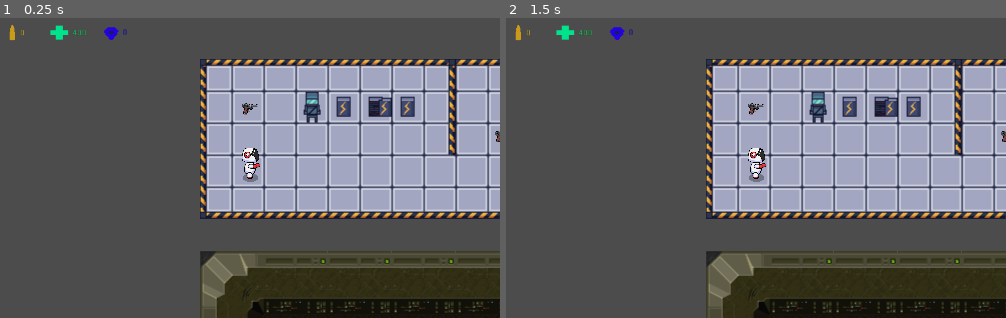
Above: before the commit, frames 1-2 (left to right).
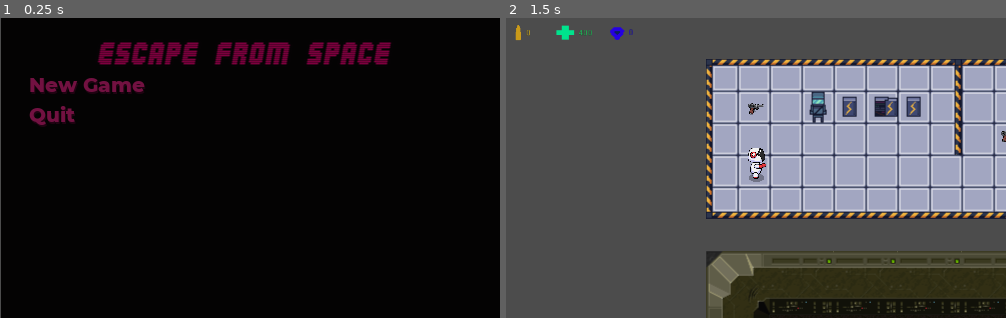
Above: after the commit, the same moments.

Repository: tymefighter/EscapeFromSpace
Game: Godot game, scene res://UI/TitleScreen.tscn
The game is run twice, just before and just after one commit, with the same random seed, the same clock (stepped at 60 frames per second) and the same inputs. Before the commit the project starts from res://World/Level0.tscn.
Inputs (mouse positions are in pixels of both pictures, inside the frame that each line leads up to):
- Up to frame 1 (0.25 s): no input
- Up to frame 2 (1.5 s): click (751, 81) at 0.5 s, where only the run after the commit has a clickable "New Game"; tap Enter at 1.25 s; hold G from 1.28 s (still down)

The runs differ from the first frame. In frame 1, 97% of the frame differs, in the area x 0-100%, y 0-100%; in frame 2, nothing differs.

Commit message:
Add start and end UI

Diff:
--- a/Player/Player.gd
+++ b/Player/Player.gd
@@ -25,6 +25,9 @@
 	var armour_label = get_node("ArmourLabel")
 	if armour_label != null:
 		armour_label.text = str(armour)
+
+	if health <= 0:
+		get_tree().change_scene("res://UI/LoseScreen.tscn")
 
 func _physics_process(delta):
 
--- a/Player/PlayerFront/PlayerFront.tscn
+++ b/Player/PlayerFront/PlayerFront.tscn
@@ -86,8 +86,7 @@
 "values": [ 0.453738, 0.453738, 0.453738, 0.453738, 0.453738 ]
 }
 
-[sub_resource type="Animation" id=1]
-resource_name = "Idle"
+[sub_resource type="Animation" id=2]
 length = 0.001
 loop = true
 step = 1.0
@@ -193,35 +192,30 @@
 
 [node name="Chest" type="Bone2D" parent="Skeleton2D"]
 rotation = -1.58689
-scale = Vector2( 1, 1 )
 rest = Transform2D( -0.0160953, -0.99987, 0.99987, -0.0160953, 0, 0 )
 default_length = 29.0
 
 [node name="Hip" type="Bone2D" parent="Skeleton2D/Chest"]
 position = Vector2( -40.9947, -0.659909 )
 rotation = 3.13402
-scale = Vector2( 1, 1 )
 rest = Transform2D( -0.999971, 0.00756885, -0.00756885, -0.999971, -40.9947, -0.659909 )
 default_length = 4.0
 
 [node name="LegL" type="Bone2D" parent="Skeleton2D/Chest/Hip"]
 position = Vector2( -2.79208, -51.0804 )
 rotation = -0.328764
-scale = Vector2( 1, 1 )
 rest = Transform2D( 0.946442, -0.322873, 0.322873, 0.946442, -2.79208, -51.0804 )
 default_length = 37.0
 
 [node name="LegR" type="Bone2D" parent="Skeleton2D/Chest/Hip"]
 position = Vector2( -5.11103, 46.8922 )
 rotation = 0.184186
-scale = Vector2( 1, 1 )
 rest = Transform2D( 0.983086, 0.183146, -0.183146, 0.983086, -5.11103, 46.8922 )
 default_length = 40.0
 
 [node name="Neck" type="Bone2D" parent="Skeleton2D/Chest"]
 position = Vector2( 28.9962, 0.466765 )
 rotation = 0.00791922
-scale = Vector2( 1, 1 )
 rest = Transform2D( 0.999969, 0.00791914, -0.00791914, 0.999969, 28.9962, 0.466765 )
 default_length = 104.0
 
@@ -234,13 +228,12 @@
 [node name="ArmR" type="Bone2D" parent="Skeleton2D/Chest"]
 position = Vector2( 24.8982, -55.6065 )
 rotation = -2.02254
-scale = Vector2( 1, 1 )
 rest = Transform2D( -0.436536, -0.899687, 0.899687, -0.436536, 24.8982, -55.6065 )
 default_length = 54.0
 
 [node name="AnimationPlayer" type="AnimationPlayer" parent="."]
-anims/FrontVertical = SubResource( 2 )
-anims/Idle = SubResource( 1 )
+anims/FrontVertical = SubResource( 1 )
+anims/Idle = SubResource( 2 )
 
 [node name="CollisionShape2D" type="CollisionShape2D" parent="."]
 position = Vector2( 0, 59 )
--- /dev/null
+++ b/UI/LoseScreen.gd
@@ -0,0 +1,4 @@
+extends Control
+
+func _on_Timer_timeout():
+	get_tree().change_scene("res://UI/TitleScreen.tscn")
--- /dev/null
+++ b/UI/LoseScreen.tscn
@@ -0,0 +1,36 @@
+[gd_scene load_steps=3 format=2]
+
+[ext_resource path="res://UI/montserrat_20.tres" type="DynamicFont" id=1]
+[ext_resource path="res://UI/LoseScreen.gd" type="Script" id=2]
+
+[node name="LoseScreen" type="Control"]
+anchor_right = 1.0
+anchor_bottom = 1.0
+script = ExtResource( 2 )
+__meta__ = {
+"_edit_use_anchors_": false
+}
+
+[node name="ColorRect" type="ColorRect" parent="."]
+anchor_right = 1.0
+anchor_bottom = 1.0
+color = Color( 0.0431373, 0.0392157, 0.0392157, 1 )
+__meta__ = {
+"_edit_use_anchors_": false
+}
+
+[node name="LoseLabel" type="Label" parent="."]
+anchor_right = 1.0
+anchor_bottom = 1.0
+custom_fonts/font = ExtResource( 1 )
+custom_colors/font_color = Color( 0.392157, 0.0352941, 0.0352941, 1 )
+text = "You Lose"
+align = 1
+valign = 1
+__meta__ = {
+"_edit_use_anchors_": false
+}
+
+[node name="Timer" type="Timer" parent="."]
+wait_time = 2.0
+[connection signal="timeout" from="Timer" to="." method="_on_Timer_timeout"]
--- /dev/null
+++ b/UI/MenuButton.tscn
@@ -0,0 +1,25 @@
+[gd_scene load_steps=2 format=2]
+
+[ext_resource path="res://UI/montserrat_20.tres" type="DynamicFont" id=1]
+
+[node name="MenuButton" type="Button"]
+margin_right = 416.0
+margin_bottom = 20.0
+flat = true
+__meta__ = {
+"_edit_use_anchors_": false
+}
+
+[node name="Label" type="Label" parent="."]
+anchor_right = 1.0
+anchor_bottom = 1.0
+margin_bottom = 6.0
+custom_fonts/font = ExtResource( 1 )
+custom_colors/font_color = Color( 0.45098, 0.0705882, 0.258824, 1 )
+custom_colors/font_color_shadow = Color( 0.128906, 0.0130814, 0.0709938, 1 )
+custom_constants/shadow_offset_x = 1
+custom_constants/shadow_offset_y = 2
+text = "Label"
+__meta__ = {
+"_edit_use_anchors_": false
+}
--- /dev/null
+++ b/UI/NewGameButton.tscn
@@ -0,0 +1,8 @@
+[gd_scene load_steps=2 format=2]
+
+[ext_resource path="res://UI/MenuButton.tscn" type="PackedScene" id=1]
+
+[node name="NewGameButton" instance=ExtResource( 1 )]
+
+[node name="Label" parent="." index="0"]
+text = "New Game"
--- /dev/null
+++ b/UI/QuitButton.tscn
@@ -0,0 +1,8 @@
+[gd_scene load_steps=2 format=2]
+
+[ext_resource path="res://UI/MenuButton.tscn" type="PackedScene" id=1]
+
+[node name="QuitButton" instance=ExtResource( 1 )]
+
+[node name="Label" parent="." index="0"]
+text = "Quit"
--- /dev/null
+++ b/UI/TitleScreen.gd
@@ -0,0 +1,10 @@
+extends Control
+
+func _ready():
+	pass
+
+func _on_NewGameButton_pressed():
+	get_tree().change_scene("res://World/Level0.tscn")
+
+func _on_QuitButton_pressed():
+	get_tree().quit()
--- /dev/null
+++ b/UI/TitleScreen.tscn
@@ -0,0 +1,62 @@
+[gd_scene load_steps=5 format=2]
+
+[ext_resource path="res://UI/EscapeFromSpaceLogo.png" type="Texture" id=1]
+[ext_resource path="res://UI/NewGameButton.tscn" type="PackedScene" id=2]
+[ext_resource path="res://UI/QuitButton.tscn" type="PackedScene" id=3]
+[ext_resource path="res://UI/TitleScreen.gd" type="Script" id=4]
+
+[node name="TitleScreen" type="Control"]
+anchor_right = 1.0
+anchor_bottom = 1.0
+margin_left = 0.793121
+margin_right = 0.793121
+script = ExtResource( 4 )
+__meta__ = {
+"_edit_use_anchors_": false
+}
+
+[node name="ColorRect" type="ColorRect" parent="."]
+anchor_right = 1.0
+anchor_bottom = 1.0
+color = Color( 0.0196078, 0.0156863, 0.0156863, 1 )
+__meta__ = {
+"_edit_use_anchors_": false
+}
+
+[node name="Menu" type="VBoxContainer" parent="."]
+margin_left = 28.0
+margin_top = 21.0
+margin_right = 459.0
+margin_bottom = 292.0
+__meta__ = {
+"_edit_use_anchors_": false
+}
+
+[node name="TextureRect" type="TextureRect" parent="Menu"]
+margin_right = 431.0
+margin_bottom = 29.0
+texture = ExtResource( 1 )
+stretch_mode = 4
+
+[node name="CenterRow" type="HBoxContainer" parent="Menu"]
+margin_top = 33.0
+margin_right = 431.0
+margin_bottom = 271.0
+size_flags_vertical = 3
+
+[node name="Buttons" type="VBoxContainer" parent="Menu/CenterRow"]
+margin_right = 431.0
+margin_bottom = 238.0
+size_flags_horizontal = 3
+size_flags_vertical = 3
+custom_constants/separation = 10
+
+[node name="NewGameButton" parent="Menu/CenterRow/Buttons" instance=ExtResource( 2 )]
+margin_right = 431.0
+
+[node name="QuitButton" parent="Menu/CenterRow/Buttons" instance=ExtResource( 3 )]
+margin_top = 30.0
+margin_right = 431.0
+margin_bottom = 50.0
+[connection signal="pressed" from="Menu/CenterRow/Buttons/NewGameButton" to="." method="_on_NewGameButton_pressed"]
+[connection signal="pressed" from="Menu/CenterRow/Buttons/QuitButton" to="." method="_on_QuitButton_pressed"]
--- /dev/null
+++ b/UI/WinScreen.gd
@@ -0,0 +1,4 @@
+extends Control
+
+func _on_Timer_timeout():
+	get_tree().change_scene("res://UI/TitleScreen.tscn")
--- /dev/null
+++ b/UI/WinScreen.tscn
@@ -0,0 +1,48 @@
+[gd_scene load_steps=3 format=2]
+
+[ext_resource path="res://UI/montserrat_20.tres" type="DynamicFont" id=1]
+[ext_resource path="res://UI/WinScreen.gd" type="Script" id=2]
+
+[node name="WinScreen" type="Control"]
+anchor_right = 1.0
+anchor_bottom = 1.0
+script = ExtResource( 2 )
+__meta__ = {
+"_edit_use_anchors_": false
+}
+
+[node name="ColorRect" type="ColorRect" parent="."]
+anchor_right = 1.0
+anchor_bottom = 1.0
+color = Color( 0, 0, 0, 1 )
+
+[node name="WinLabel" type="Label" parent="."]
+anchor_left = -0.0031991
+anchor_top = 0.00221924
+anchor_right = 0.996801
+anchor_bottom = 1.00222
+custom_fonts/font = ExtResource( 1 )
+custom_colors/font_color = Color( 0.333333, 0.027451, 0.027451, 1 )
+text = "You Win"
+align = 1
+valign = 1
+__meta__ = {
+"_edit_use_anchors_": false
+}
+
+[node name="CreditsLabel" type="Label" parent="."]
+anchor_right = 1.0
+anchor_bottom = 1.0
+margin_top = 197.0
+margin_right = -2.0
+custom_fonts/font = ExtResource( 1 )
+custom_colors/font_color = Color( 0.145098, 0.0666667, 0.431373, 1 )
+text = "A Game by Mateen and Ahmed"
+align = 1
+__meta__ = {
+"_edit_use_anchors_": false
+}
+
+[node name="Timer" type="Timer" parent="."]
+wait_time = 3.0
+[connection signal="timeout" from="Timer" to="." method="_on_Timer_timeout"]
--- /dev/null
+++ b/UI/montserrat_20.tres
@@ -0,0 +1,7 @@
+[gd_resource type="DynamicFont" load_steps=2 format=2]
+
+[ext_resource path="res://UI/Montserrat-ExtraBold.ttf" type="DynamicFontData" id=1]
+
+[resource]
+size = 20
+font_data = ExtResource( 1 )
--- a/project.godot
+++ b/project.godot
@@ -16,7 +16,7 @@
 [application]
 
 config/name="EscapeFromSpace"
-run/main_scene="res://World/Level0.tscn"
+run/main_scene="res://UI/TitleScreen.tscn"
 config/icon="res://icon.png"
 
 [display]
Binary file removed: Player/Knight.png
Not shown: 1 places in Player/PlayerFront/PlayerFront.tscn that only renumber resources
Binary file added: UI/EscapeFromSpaceLogo.png
Not shown, changed: UI/EscapeFromSpaceLogo.png.import
Binary file added: UI/Montserrat-ExtraBold.ttf
